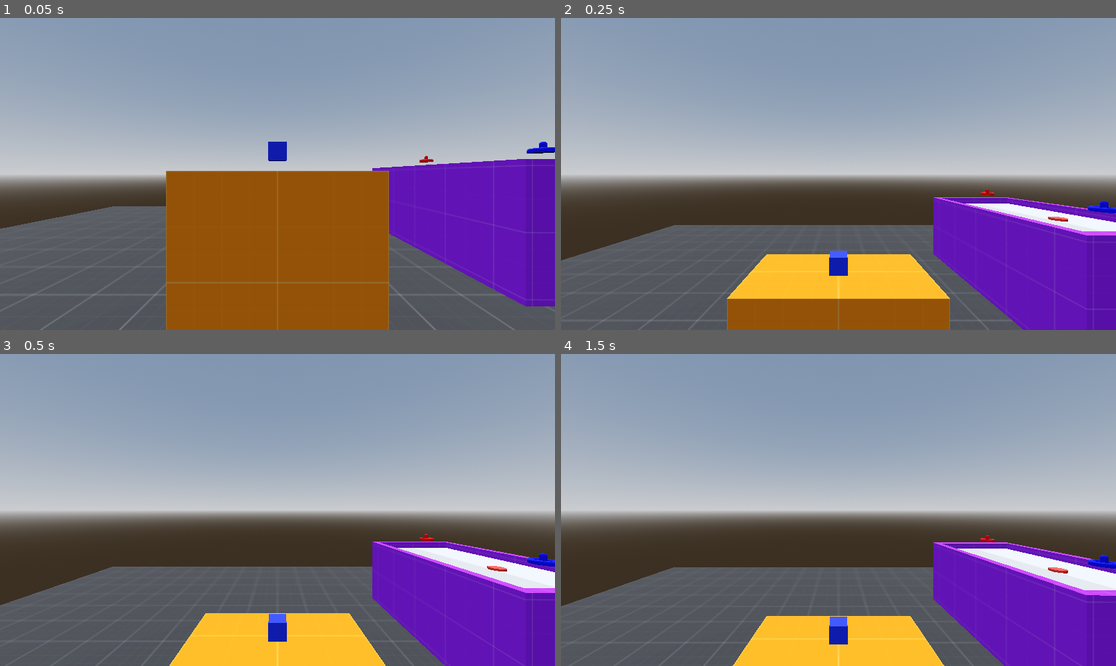
Above: before the commit, frames 1-4 (two rows, left to right).
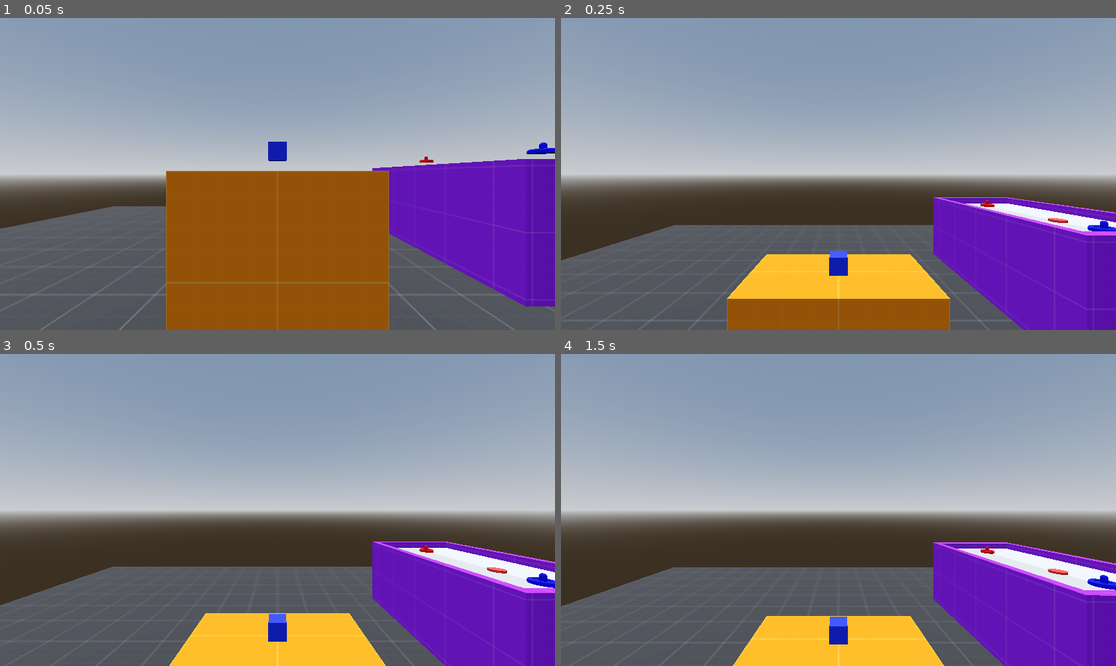
Above: after the commit, the same moments.

Repository: Tohzt/VR-Testing
Game: Godot game, scene res://Main.tscn
The game is run twice, just before and just after one commit, with the same random seed, the same clock (stepped at 60 frames per second) and the same inputs.
Inputs (mouse positions are in pixels of both pictures, inside the frame that each line leads up to):
- Up to frame 1 (0.05 s): no input
- Up to frame 2 (0.25 s): no input
- Up to frame 3 (0.5 s): no input
- Up to frame 4 (1.5 s): tap Enter (ui_accept) at 0.5, 0.77, 1.07, 1.25 s; move the mouse to (960, 494) at 0.52 s; hold Right (ui_right) 0.53-1.25 s; click (960, 494) at 0.67 s; drag from (727, 525) to (810, 572) at 1.27 s

The runs differ from the first frame. In frame 1, less than 0.1% of the frame differs, in the area x 75-100%, y 39-47%; in frame 2, 0.3%; in frame 3, 0.4%; in frame 4, 0.4%, in the area x 75-100%, y 58-76%.

Commit message:
fixed collision while held

Diff:
--- a/Objects/air_hockey_table.tscn
+++ b/Objects/air_hockey_table.tscn
@@ -101,7 +101,7 @@
 
 [sub_resource type="PhysicsMaterial" id="PhysicsMaterial_sssk5"]
 friction = 0.05
-bounce = 0.2
+bounce = 0.7
 
 [sub_resource type="CylinderShape3D" id="CylinderShape3D_tmdll"]
 height = 0.025
@@ -158,10 +158,11 @@
 [node name="Paddle Red" type="RigidBody3D" parent="." unique_id=1897529184]
 transform = Transform3D(1, 0, 0, 0, 1, 0, 0, 0, 1, 0, 0.7161399, -0.77742696)
 collision_layer = 5
-custom_integrator = true
-contact_monitor = true
+freeze_mode = 1
+axis_lock_angular_x = true
+axis_lock_angular_z = true
 script = ExtResource("3_l5yow")
-picked_up_layer = 65540
+picked_up_layer = 65541
 
 [node name="CollisionShape3D" type="CollisionShape3D" parent="Paddle Red" unique_id=107137558]
 shape = SubResource("CylinderShape3D_vg6is")
@@ -181,10 +182,11 @@
 [node name="Paddle Blue" type="RigidBody3D" parent="." unique_id=729027493]
 transform = Transform3D(1, 0, 0, 0, 1, 0, 0, 0, 1, 0, 0.7161399, 0.76967454)
 collision_layer = 5
-custom_integrator = true
-contact_monitor = true
+freeze_mode = 1
+axis_lock_angular_x = true
+axis_lock_angular_z = true
 script = ExtResource("3_l5yow")
-picked_up_layer = 65540
+picked_up_layer = 65541
 
 [node name="CollisionShape3D" type="CollisionShape3D" parent="Paddle Blue" unique_id=745150951]
 shape = SubResource("CylinderShape3D_vg6is")
@@ -202,12 +204,13 @@
 mesh = SubResource("TorusMesh_dt2fv")
 
 [node name="Puck" type="RigidBody3D" parent="." unique_id=1800290140]
-transform = Transform3D(1, 0, 0, 0, 1, 0, 0, 0, 1, 0, 0.53151965, 0.3559086)
+transform = Transform3D(1, 0, 0, 0, 1, 0, 0, 0, 1, 0, 0.5125, 0.3559086)
 mass = 0.05
 physics_material_override = SubResource("PhysicsMaterial_sssk5")
+linear_damp = 0.5
 can_sleep = false
-custom_integrator = true
-contact_monitor = true
+axis_lock_angular_x = true
+axis_lock_angular_z = true
 
 [node name="CollisionShape3D" type="CollisionShape3D" parent="Puck" unique_id=763954020]
 shape = SubResource("CylinderShape3D_tmdll")
